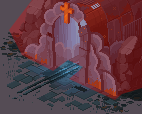
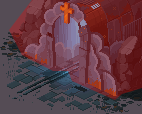
Layers edited between the first and the second (142, 114) image:
renamed "Collider" to "Exit tunnel collider", painted on it over bbox(53, 60, 112, 99)
